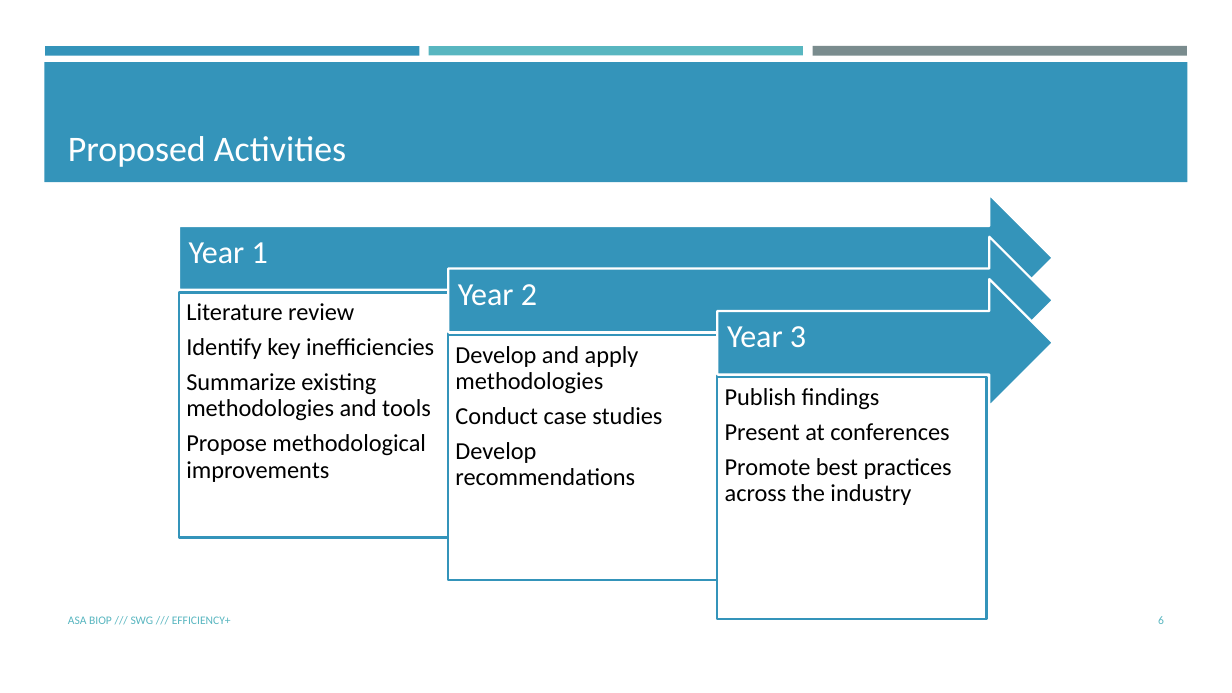
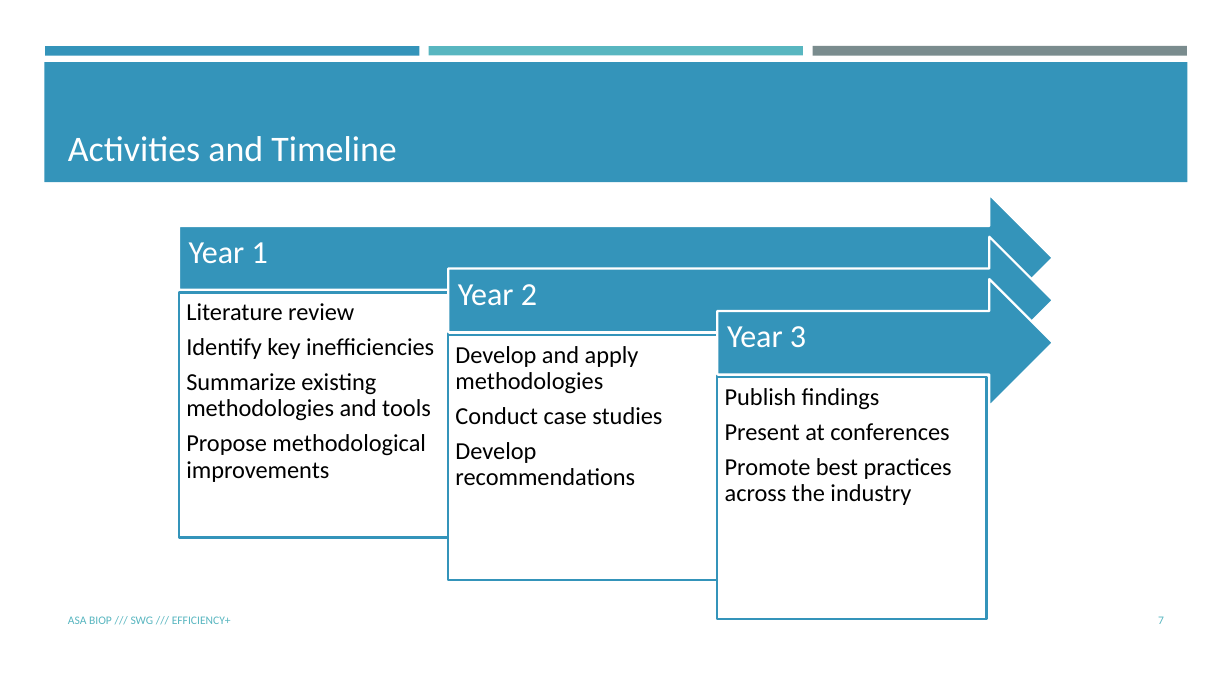
Before and after one commit to zhuoxinbms/efficiencyplustrials.github.io, a slide deck: slide 7 of Presentations/Communication Slides.pptx (slide 6 before the commit). Drawn at 1232x693 pixels with LibreOffice and Linux fonts; fonts in the diff are those of the drawing. Boxes give left, top, right and bottom in pixels: in the first picture for what was removed or moved away, otherwise in the second. Text is boxed around its words. In the diff, an @@ line names an element or a change of style, - is before the commit and + after.

```diff
--- a/Presentations/Communication Slides.pptx
+++ b/Presentations/Communication Slides.pptx
@@ title at <box>68,136,396,162</box>: text changed @@
-Proposed Activities
+Activities and Timeline
@@ page number at <box>1158,616,1164,624</box>: text changed @@
-6
+7
```
Also in this commit, not shown: 5 other slides changed, 5 slides added.
